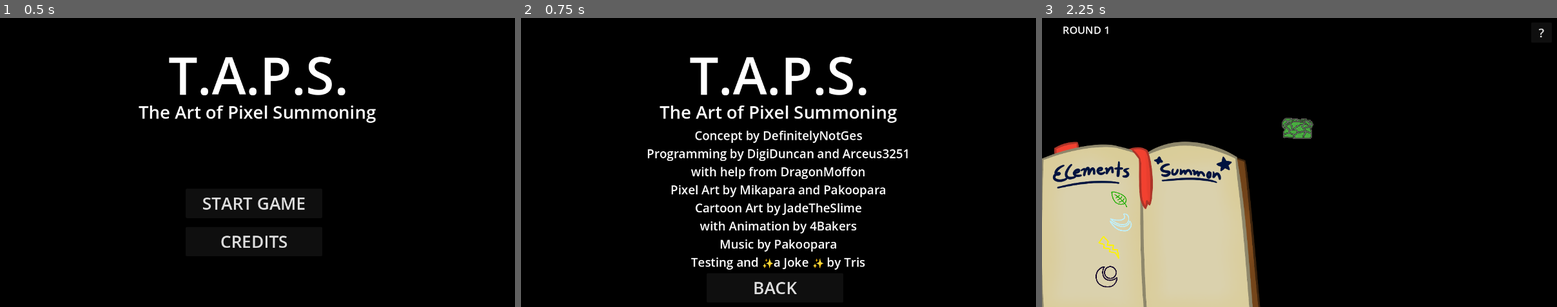
Above: before the commit, frames 1-3 (left to right).
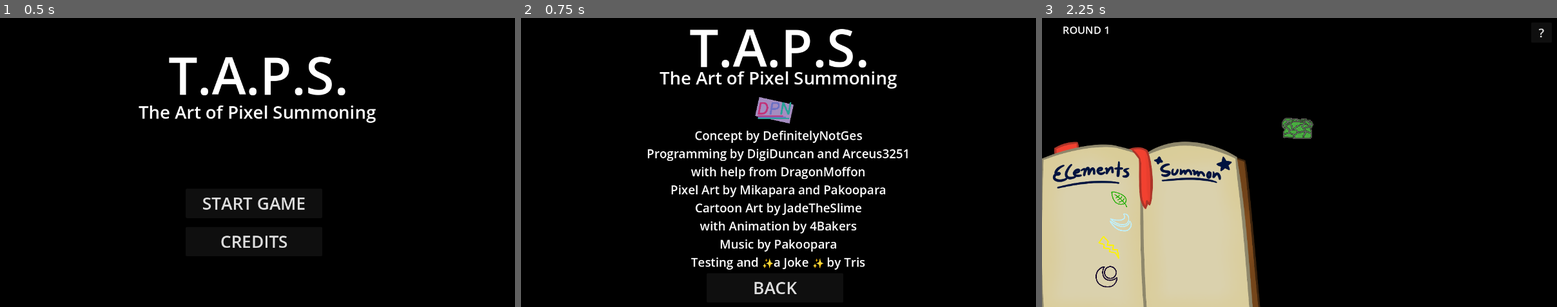
Above: after the commit, the same moments.

Repository: DigiDuncan/DPNJam1
Game: Godot game, scene res://menu.tscn
Same seed, same stepped clock (60 frames per second), same inputs: the game is played once before the commit and once after it.
Inputs:
- Up to frame 1 (0.5 s): no input
- Up to frame 2 (0.75 s): click "CREDITS" at 0.5 s
- Up to frame 3 (2.25 s): click "BACK" at 1.25 s; click "START GAME" at 2 s

Frame 1 is identical in both runs. In frame 2, 4.3% of the frame differs, in the area x 26-73%, y 3-37%; in frame 3, nothing differs.

Commit message:
add DPN logo

Diff:
--- a/credits.tscn
+++ b/credits.tscn
@@ -1,15 +1,16 @@
-[gd_scene load_steps=4 format=3 uid="uid://dp2irg52we65p"]
+[gd_scene load_steps=5 format=3 uid="uid://dp2irg52we65p"]
 
 [ext_resource type="Script" path="res://BackButton.gd" id="1_epuso"]
 [ext_resource type="Texture2D" uid="uid://dj08t07ghfl0g" path="res://Background.png" id="2_mnarm"]
 [ext_resource type="Script" path="res://Background.gd" id="3_331wy"]
+[ext_resource type="Texture2D" uid="uid://ddx2rn2wqjpo6" path="res://dpn.png" id="4_hqywy"]
 
 [node name="Menu" type="Node2D"]
 
 [node name="TitleLabel" type="Label" parent="."]
-offset_top = -1.0
+offset_top = -70.0
 offset_right = 1283.0
-offset_bottom = 287.0
+offset_bottom = 218.0
 theme_override_font_sizes/font_size = 128
 text = "T.A.P.S."
 horizontal_alignment = 1
@@ -17,9 +18,9 @@
 
 [node name="SubtitleLabel" type="Label" parent="."]
 offset_left = -3.0
-offset_top = 185.0
+offset_top = 100.0
 offset_right = 1281.0
-offset_bottom = 285.0
+offset_bottom = 200.0
 theme_override_font_sizes/font_size = 44
 text = "The Art of Pixel Summoning"
 horizontal_alignment = 1
@@ -61,4 +62,9 @@
 script = ExtResource("3_331wy")
 metadata/_edit_lock_ = true
 
+[node name="Dpn" type="Sprite2D" parent="."]
+position = Vector2(629, 231)
+scale = Vector2(0.0966797, 0.0966797)
+texture = ExtResource("4_hqywy")
+
 [connection signal="pressed" from="BackButton" to="BackButton" method="_on_pressed"]
Binary file added: dpn.png
Not shown, added: dpn.png.import
